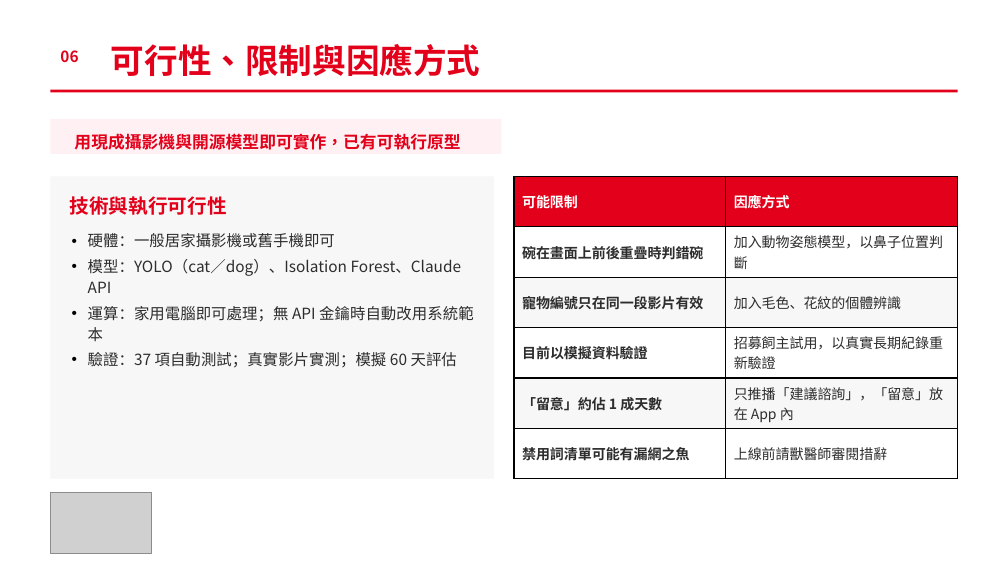
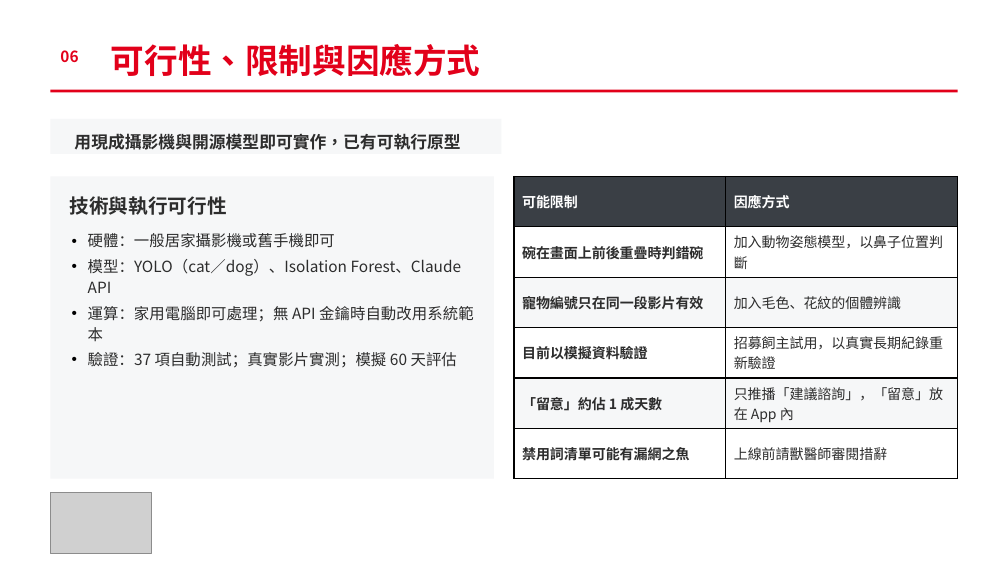
Before and after one commit to ammieliu-jpg/AI_animal, a slide deck: slide 14 of docs/proposal/PetSentinel_proposal.pptx. Drawn at 1008x567 pixels with LibreOffice and Linux fonts; fonts in the diff are those of the drawing; grey boxes stand for pictures. Boxes give left, top, right and bottom in pixels: in the first picture for what was removed or moved away, otherwise in the second. Text is boxed around its words. In the diff, an @@ line names an element or a change of style, - is before the commit and + after.

```diff
--- a/docs/proposal/PetSentinel_proposal.pptx
+++ b/docs/proposal/PetSentinel_proposal.pptx
@@ rectangle at bbox=[50, 119, 501, 154]: fill #FFF1F3 to #F6F7F8 @@
@@ text "用現成攝影機與開源模型即可實作，已有可執行原型" at bbox=[74, 133, 460, 150]: text colour #E2001A to #2D2D2D @@
@@ rectangle at bbox=[50, 176, 494, 479]: fill #F7F7F7 to #F6F7F8 @@
@@ table at bbox=[514, 176, 958, 479] @@
@@ fill #E2001A to #3A3F45 in row 1 @@
@@ fill #F7F7F7 to #F6F7F8 in 4 cells @@
@@ text "技術與執行可行性" at bbox=[70, 196, 227, 215]: text colour #E2001A to #2D2D2D @@
```
Also in this commit, not shown: 14 other slides changed, 2 other files.
